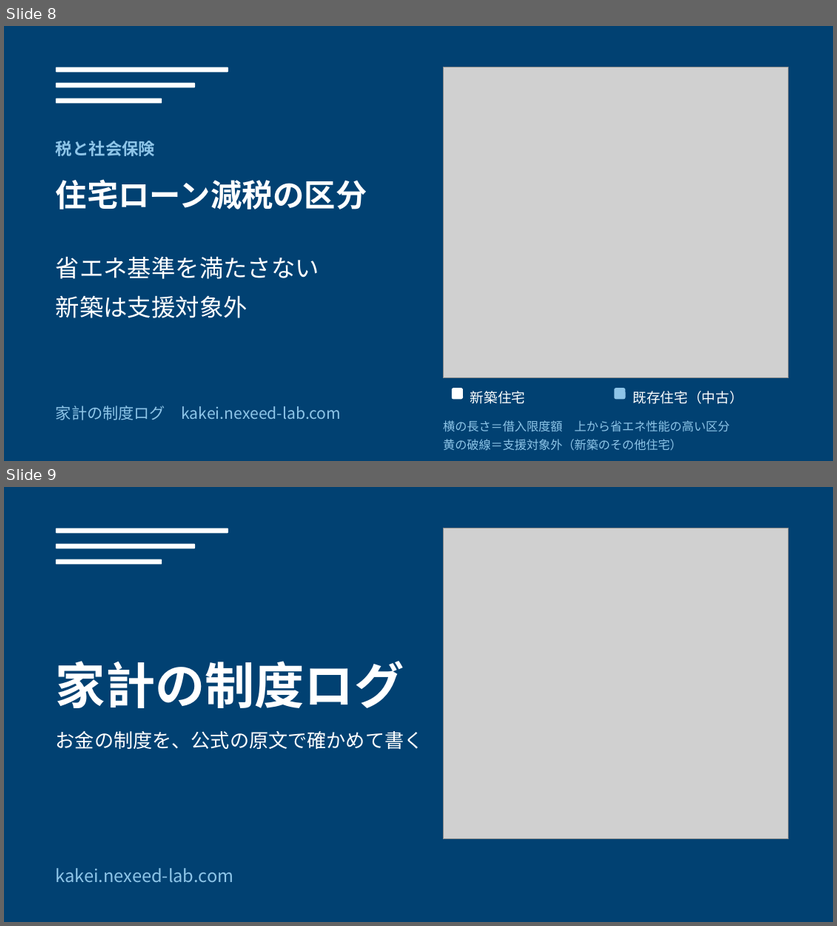
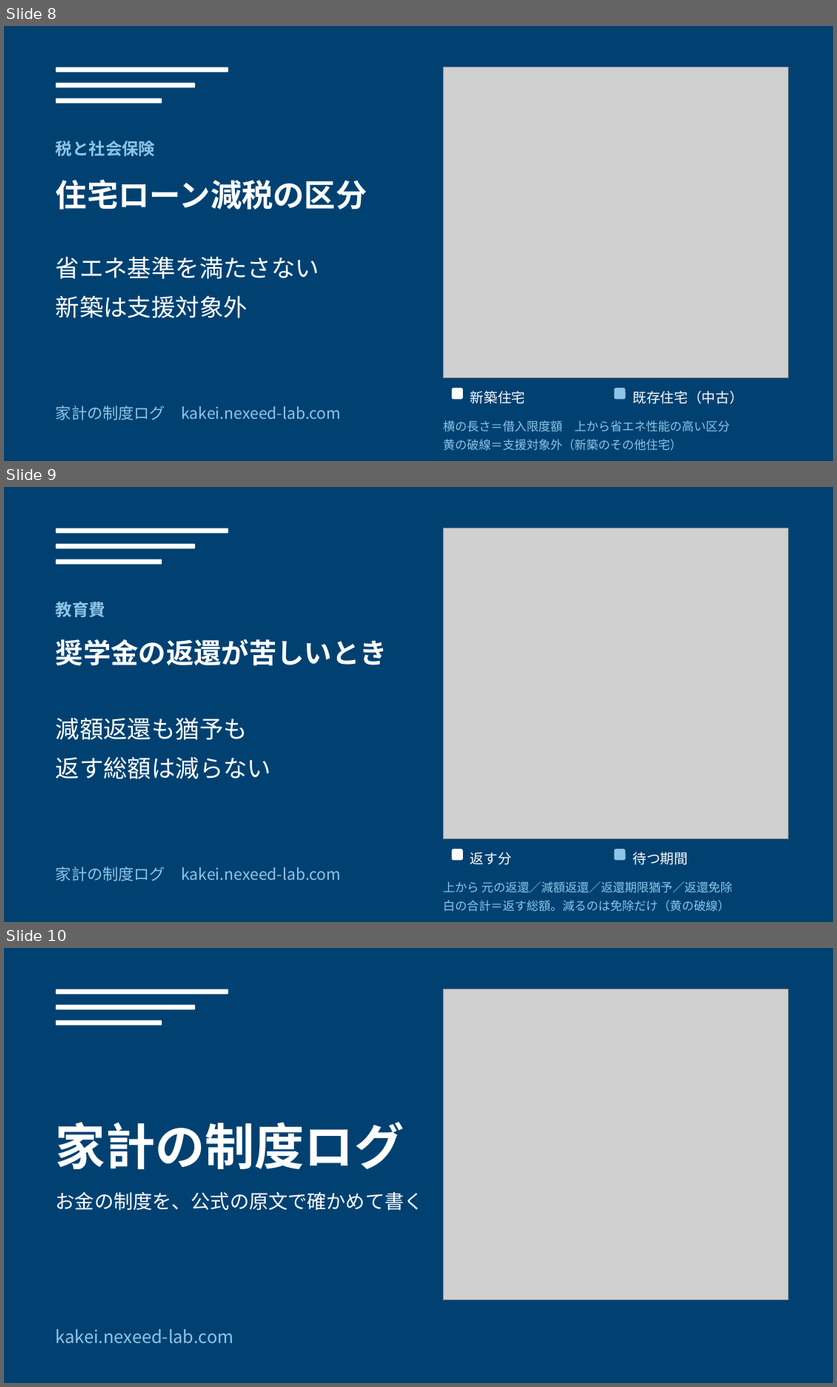
Before and after one commit to oshima0627/kakei, a slide deck: tools/article-images/article-images.pptx. Shown one above the other, each under a label of ours: slides 8 and 9 before the commit, slides 8, 9 and 10 after it. The pictures are 837x926 and 837x1387 pixels, drawn with LibreOffice and Linux fonts; fonts in the diff are those of the drawing; grey boxes stand for pictures. Boxes give left, top, right and bottom in pixels: in the first picture for what was removed or moved away, otherwise in the second. Text is boxed around its words. In the diff, an @@ line names an element or a change of style, - is before the commit and + after.

```diff
--- a/tools/article-images/article-images.pptx
+++ b/tools/article-images/article-images.pptx
@@ slide 9 added at (4,487,833,922), background #014172 @@
@@ rounded rectangle added at (56,528,228,533), fill #FFFFFF @@
@@ picture added at (443,528,788,839) @@
@@ rounded rectangle added at (56,543,195,548), fill #FFFFFF @@
@@ rounded rectangle added at (56,560,162,564), fill #FFFFFF @@
@@ text added at (56,602,105,617), 18 pt, text #8EC5E8, bold @@
+教育費
@@ text added at (56,639,387,666), 30 pt, text #FFFFFF, bold @@
+奨学金の返還が苦しいとき
@@ text added at (56,718,271,779), 26 pt, text #FFFFFF @@
+減額返還も猶予も
+返す総額は減らない
@@ rounded rectangle added at (452,849,463,860), fill #FFFFFF @@
@@ text added at (470,852,512,865), 15 pt, text #FFFFFF @@
+返す分
@@ rounded rectangle added at (614,849,626,860), fill #8EC5E8 @@
@@ text added at (632,852,688,865), 15 pt, text #FFFFFF @@
+待つ期間
@@ text added at (56,867,341,881), 17 pt, text #8EC5E8 @@
+家計の制度ログ kakei.nexeed-lab.com
@@ text added at (443,881,732,912), 13 pt, text #8EC5E8 @@
+上から 元の返還／減額返還／返還期限猶予／返還免除
+白の合計＝返す総額。減るのは免除だけ（黄の破線）
@@ what was slide 9 is now slide 10 @@
```
Also in this commit, not shown: 5 other files.
